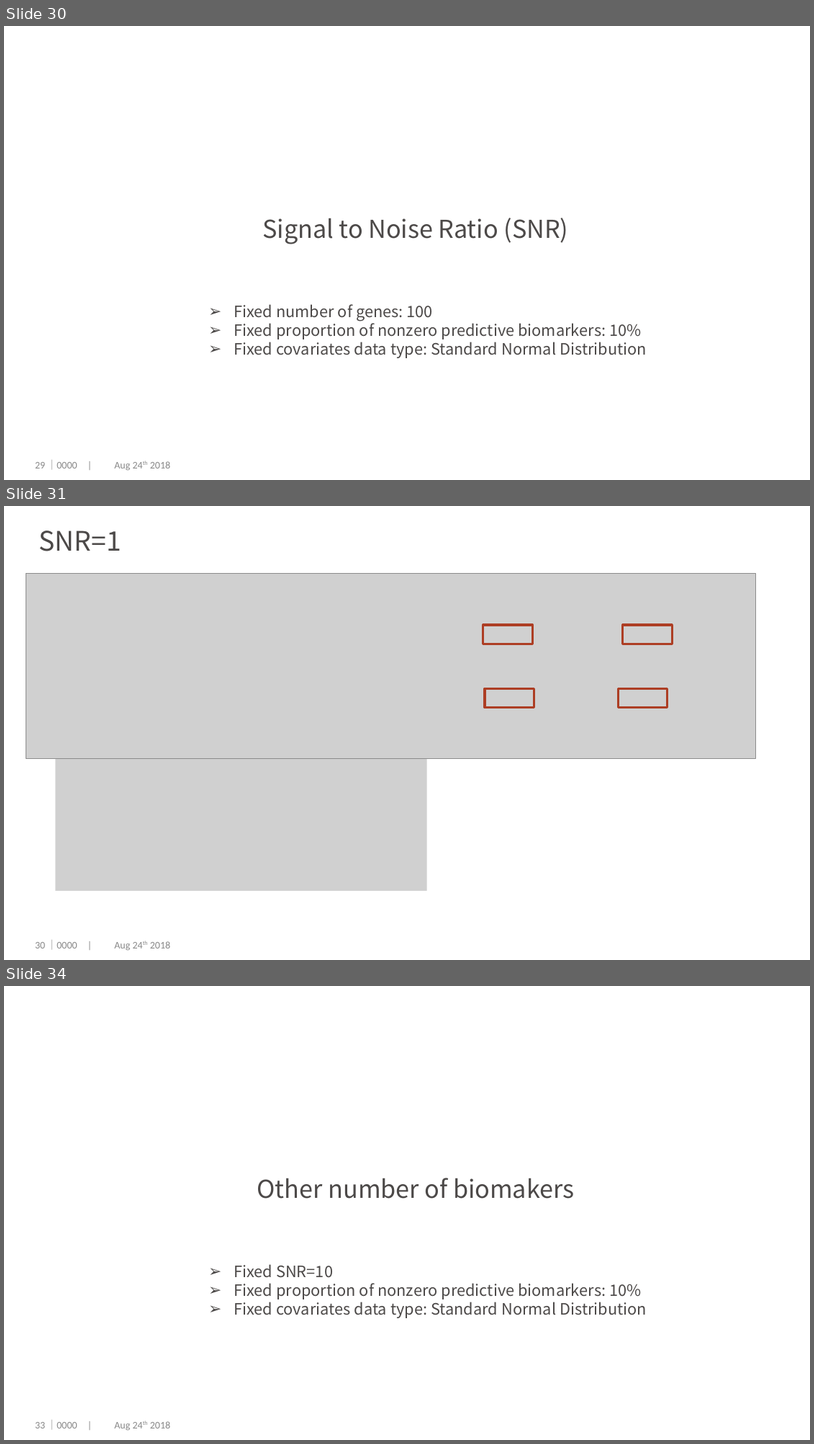
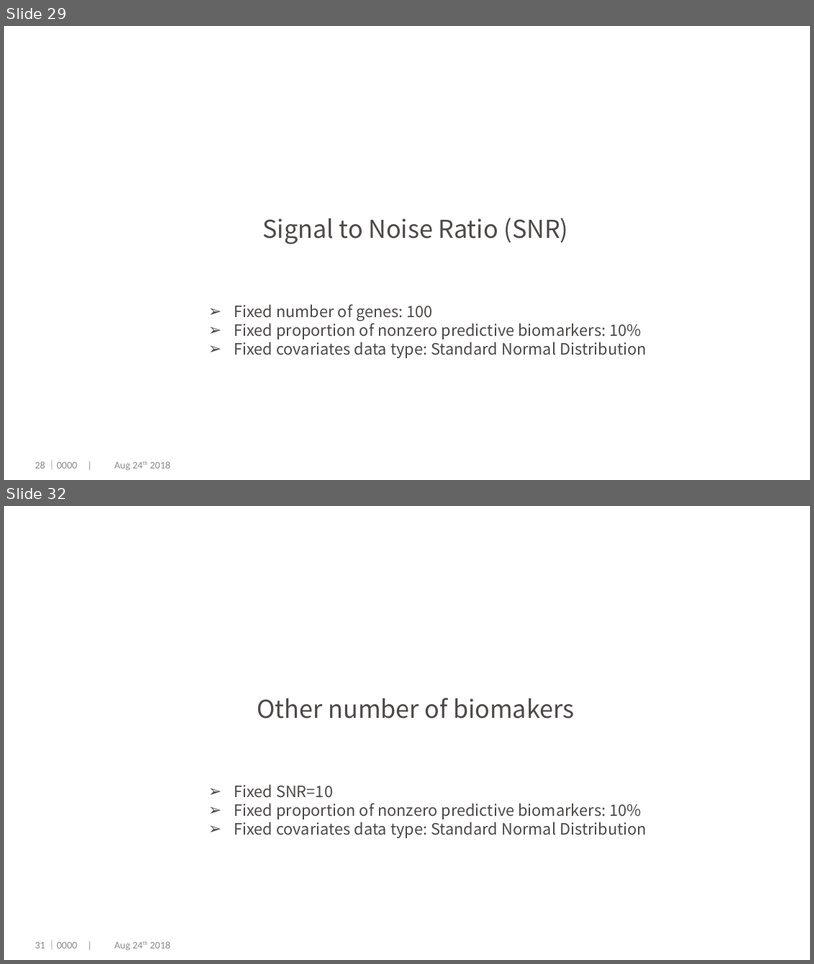
Before and after one commit to dengwx11/GroupLasso, a slide deck: manu & slides/Final.pptx. Shown one above the other, each under a label of ours: slides 30, 31 and 34 before the commit, slides 29 and 32 after it; the slides between them are not shown. The pictures are 814x1444 and 814x964 pixels, drawn with LibreOffice and Linux fonts; fonts in the diff are those of the drawing; grey boxes stand for pictures; background and template pictures are left out. Boxes give left, top, right and bottom in pixels: in the first picture for what was removed or moved away, otherwise in the second. Text is boxed around its words. In the diff, an @@ line names an element or a change of style, - is before the commit and + after.

```diff
--- a/manu & slides/Final.pptx
+++ b/manu & slides/Final.pptx
@@ slide 31 removed at [4,506,810,960], background #FFFFFF @@
@@ title removed at [39,530,121,551] @@
-SNR=1
@@ picture removed at [26,574,756,759] @@
@@ rectangle removed at [483,625,532,644] @@
@@ rectangle removed at [623,625,672,644] @@
@@ rectangle removed at [485,688,534,708] @@
@@ rectangle removed at [618,688,668,708] @@
@@ picture removed at [56,759,427,890] @@
@@ page number removed at [35,942,45,948] @@
-30
@@ text removed at [46,939,170,950] @@
-｜0000 | Aug 24th 2018
@@ what was slide 30 is now slide 29 @@
@@ page number at [35,461,45,468]: text changed @@
-29
+28
@@ what was slide 34 is now slide 32 @@
@@ page number at [35,942,45,948]: text changed @@
-33
+31
```
Also in this commit, not shown: 12 slides changed, 2 slides added, 11 other slides removed, 11 other files.
